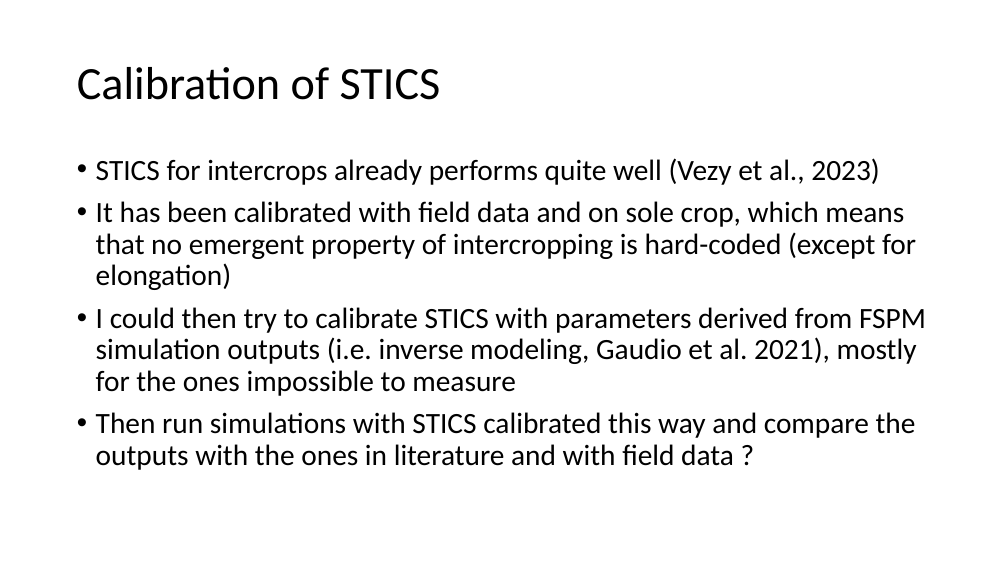
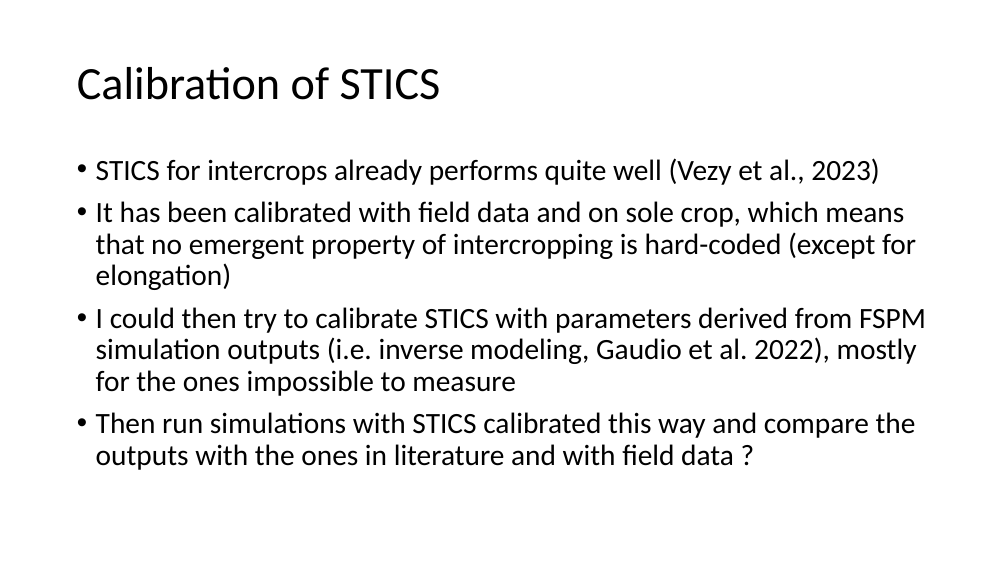
Before and after one commit to orianebro/PhD_Oriane, a slide deck: slide 2 of ppt1.pptx. Drawn at 1008x567 pixels with LibreOffice and Linux fonts; fonts in the diff are those of the drawing. Boxes give left, top, right and bottom in pixels: in the first picture for what was removed or moved away, otherwise in the second. Text is boxed around its words. In the diff, an @@ line names an element or a change of style, - is before the commit and + after.

```diff
--- a/ppt1.pptx
+++ b/ppt1.pptx
@@ text at box(96, 307, 926, 396): text changed @@
-• I could then try to calibrate STICS with parameters derived from FSPM simulation outputs (i.e. inverse modeling, Gaudio et al. 2021), mostly for the ones impossible to measure
+• I could then try to calibrate STICS with parameters derived from FSPM simulation outputs (i.e. inverse modeling, Gaudio et al. 2022), mostly for the ones impossible to measure
```
Also in this commit, not shown: 2 other files.
